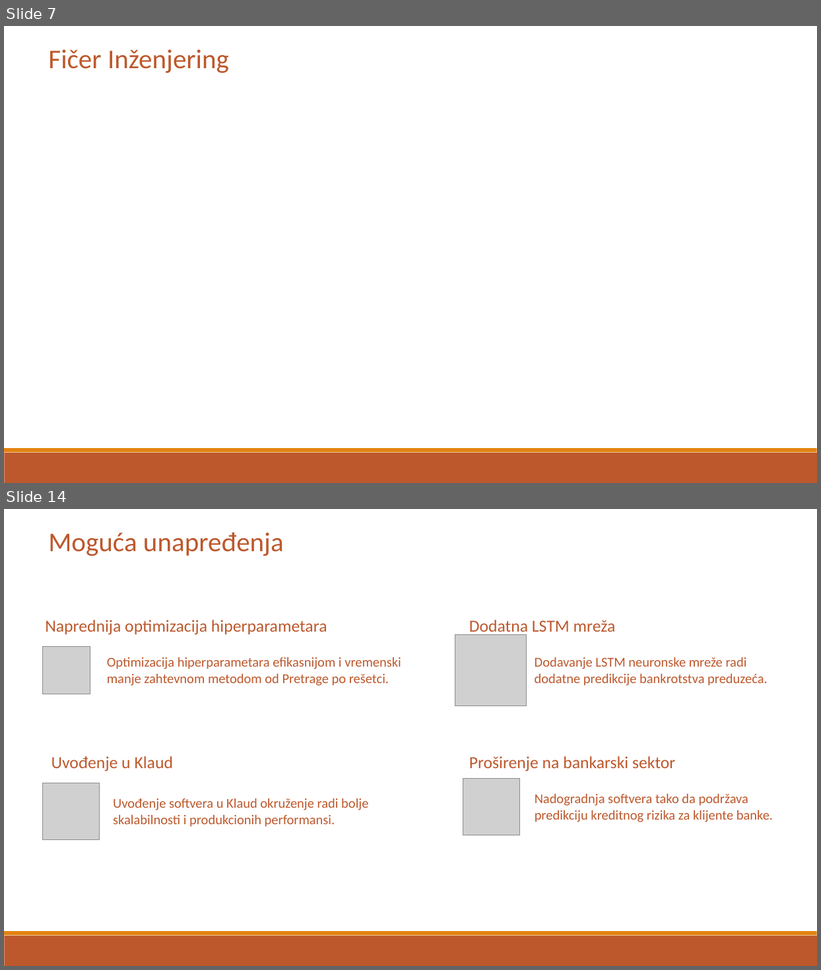
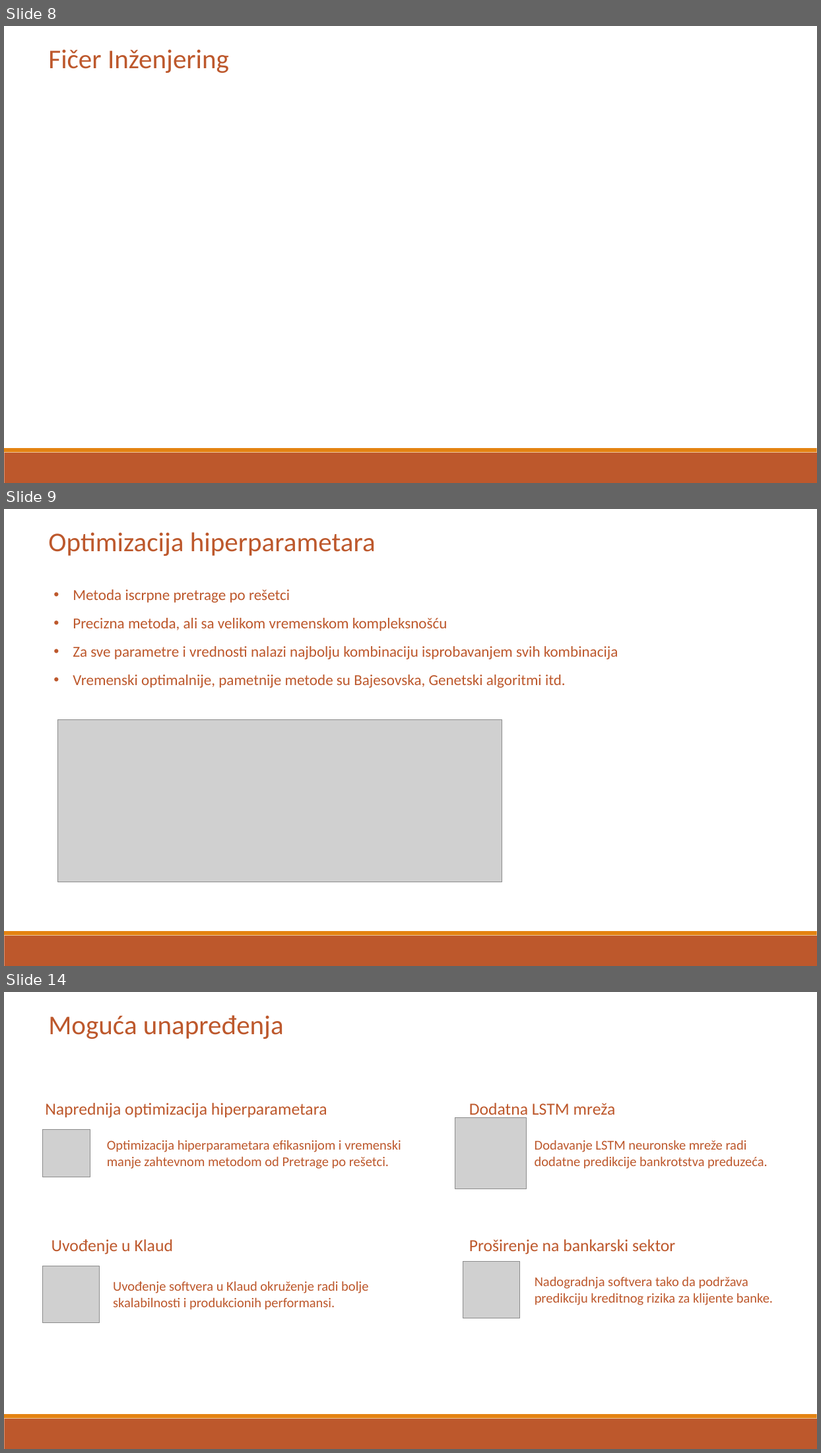
Before and after one commit to Toma1997/Credit-Risk-Prediction-in-Distribution-Network, a slide deck: docs/Prezentacija diplomskog rada.pptx. Shown one above the other, each under a label of ours: slides 7 and 14 before the commit, slides 8, 9 and 14 after it; the slides between them are not shown. The pictures are 821x970 and 821x1453 pixels, drawn with LibreOffice and Linux fonts; fonts in the diff are those of the drawing; grey boxes stand for pictures. Boxes give left, top, right and bottom in pixels: in the first picture for what was removed or moved away, otherwise in the second. Text is boxed around its words. In the diff, an @@ line names an element or a change of style, - is before the commit and + after.

```diff
--- a/docs/Prezentacija diplomskog rada.pptx
+++ b/docs/Prezentacija diplomskog rada.pptx
@@ slide 9 added at (4, 509, 817, 966), background #FFFFFF; not listed: 2 template elements that a slide beside it also shows @@
@@ text added at (48, 532, 376, 556), 32 pt, text #BD582C @@
+Optimizacija hiperparametara
@@ text added at (73, 590, 618, 688), 18 pt, text #BD582C @@
+• Metoda iscrpne pretrage po rešetci
+• Precizna metoda, ali sa velikom vremenskom kompleksnošću
+• Za sve parametre i vrednosti nalazi najbolju kombinaciju isprobavanjem svih kombinacija
+• Vremenski optimalnije, pametnije metode su Bajesovska, Genetski algoritmi itd.
@@ picture added at (58, 720, 502, 883) @@
@@ what was slide 7 is now slide 8 @@
```
Also in this commit, not shown: 6 slides changed, 3 other slides added, 4 slides removed, 2 other files.
